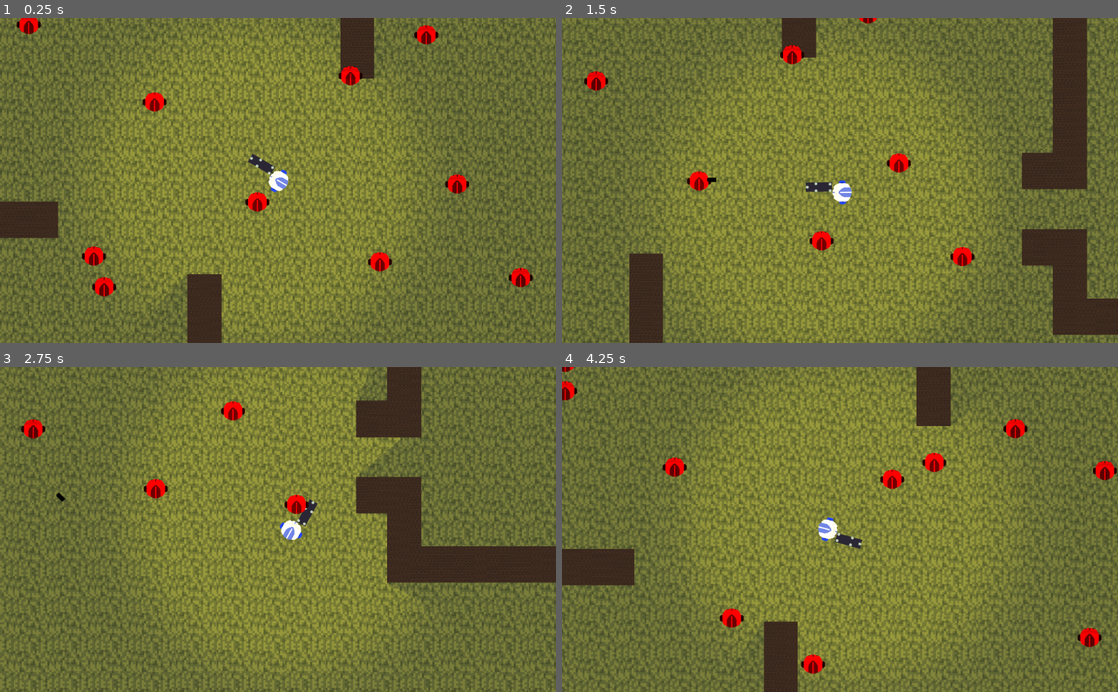
Above: before the commit, frames 1-4 (two rows, left to right).
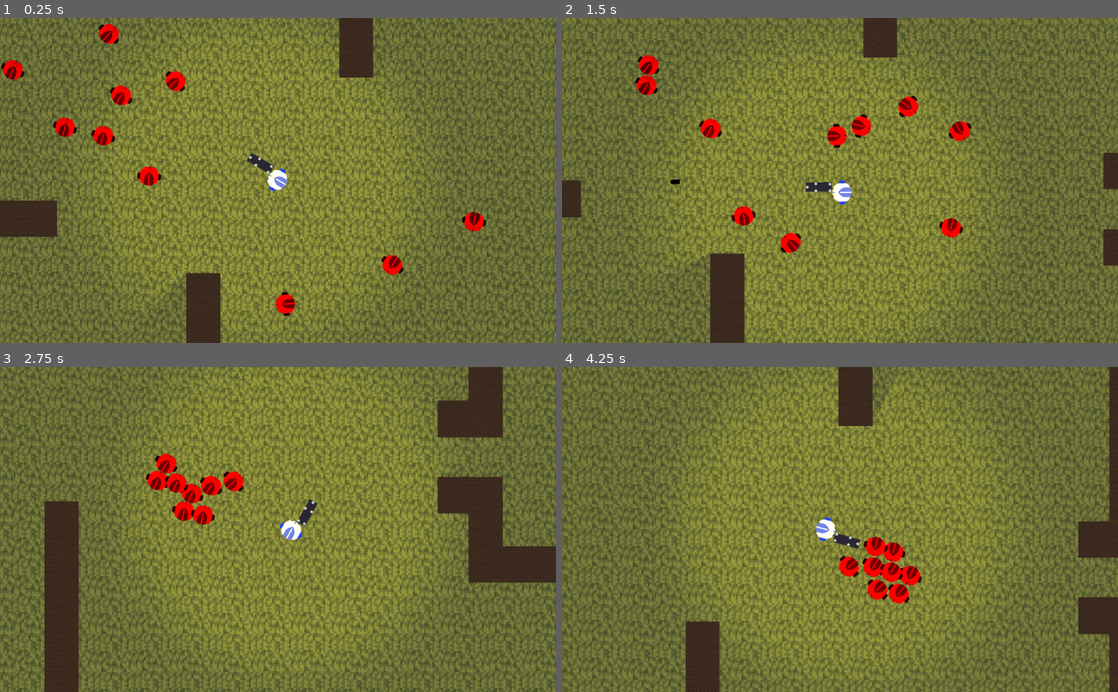
Above: after the commit, the same moments.

Repository: mikolajlubiak/hotroyal
Game: Godot game, scene res://Main.tscn
Two runs of this game, one before a commit and one after it. Both use one fixed random seed, a clock stepped at 60 frames per second and the inputs below.
Inputs (mouse positions are in pixels of both pictures, inside the frame that each line leads up to):
- Up to frame 1 (0.25 s): no input
- Up to frame 2 (1.5 s): move the mouse to (962, 164) at 0.52 s; hold D (ui_right) 0.53-1.28 s; click (962, 164) at 0.6 s; move the mouse to (728, 196) at 1.27 s; hold S (ui_down) from 1.28 s (still down); click (728, 196) at 1.35 s
- Up to frame 3 (2.75 s): move the mouse to (333, 458) at 2.02 s; release S (ui_down) at 2.03 s; hold D (ui_right) from 2.03 s (still down); click (333, 458) at 2.1 s
- Up to frame 4 (4.25 s): move the mouse to (812, 594) at 2.77 s; release D (ui_right) at 2.78 s; hold W (ui_up) 2.78-3.53 s; click (812, 594) at 2.85 s; move the mouse to (1006, 578) at 3.52 s; hold A (ui_left) from 3.53 s (still down); click (1006, 578) at 3.6 s

The runs differ from the first frame. In frame 1, 25% of the frame differs, in the area x 0-100%, y 0-100%; in frame 2, 29%; in frame 3, 25%; in frame 4, 44%.
Error before the commit: Parse Error: Unexpected token: Identifier:t (res://Enemy.gd:10)
Error after the commit: Attempt to call function 'get_visible_rect' in base 'null instance' on a null instance. (res://Enemy.gd:6)

Commit message:
wait

Diff:
--- a/Enemy.gd
+++ b/Enemy.gd
@@ -5,10 +5,6 @@
 var enemyscene = load("res://Enemy.tscn")
 var screen_size = get_viewport().get_visible_rect().size
 var enemy = enemyscene.instance()
-
-var t = Timer.new()
-t.set_wait_time(3)
-t.set_one_shot(true)
 
 func _ready():
 	pass # Replace with function body.
@@ -23,6 +19,9 @@
 	if "Bullet" in body.name:
 		queue_free()
 
+		var t = Timer.new()
+		t.set_wait_time(3)
+		t.set_one_shot(true)
 		self.add_child(t)
 		t.start()
 		yield(t, "timeout")
